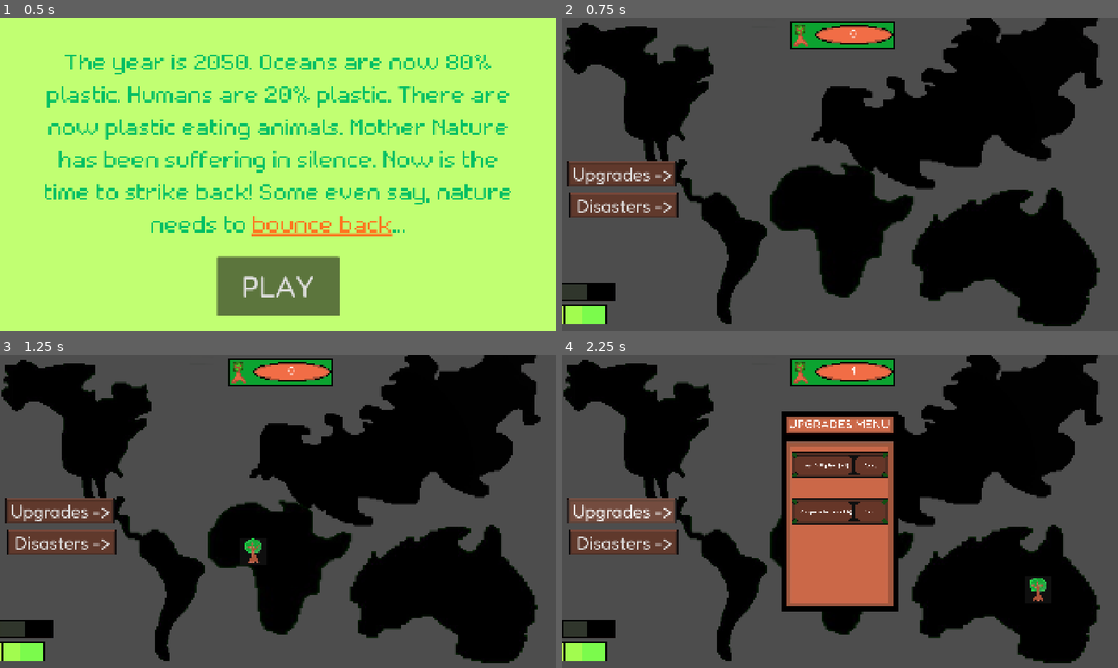
Above: before the commit, frames 1-4 (two rows, left to right).
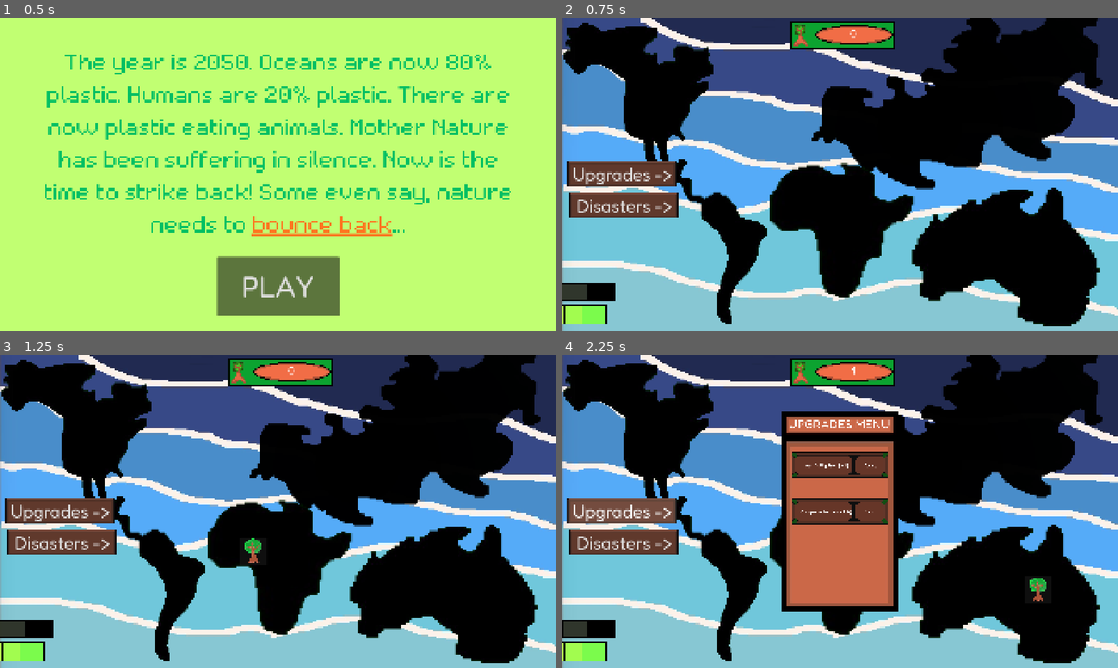
Above: after the commit, the same moments.

Repository: razsgriz/NatureStrikesBack
Game: Godot game, scene res://main.tscn
Same seed, same stepped clock (60 frames per second), same inputs: the game is played once before the commit and once after it.
Inputs (mouse positions are in pixels of both pictures, inside the frame that each line leads up to):
- Up to frame 1 (0.5 s): no input
- Up to frame 2 (0.75 s): click "PLAY" at 0.5 s
- Up to frame 3 (1.25 s): no input
- Up to frame 4 (2.25 s): click (817, 552) at 1.25 s; click "Upgrades ->" at 2 s

Frame 1 is identical in both runs. In frame 2, 56% of the frame differs, in the area x 0-100%, y 0-100%; in frame 3, 56%; in frame 4, 50%.

Commit message:
OCEAN

Diff:
--- a/main.tscn
+++ b/main.tscn
@@ -12,6 +12,7 @@
 [ext_resource type="Script" uid="uid://b3efnvq0boowl" path="res://green_bar.gd" id="9_4c57u"]
 [ext_resource type="Texture2D" uid="uid://bf57wpao4gde5" path="res://assets/human_bar.jpeg" id="9_kek77"]
 [ext_resource type="Texture2D" uid="uid://hsqopk25xr8e" path="res://assets/startmenu.png" id="12_dg77c"]
+[ext_resource type="Texture2D" uid="uid://c6au5xa57yfk" path="res://assets/IMG_1245.jpeg" id="13_ycdy4"]
 
 [sub_resource type="GDScript" id="GDScript_0xm2m"]
 script/source = "extends Timer
@@ -103,6 +104,10 @@
 theme_override_font_sizes/font_size = 100
 text = "PLAY"
 
+[node name="Sprite2D" type="Sprite2D" parent="." unique_id=2018387584]
+z_index = -5
+texture = ExtResource("13_ycdy4")
+
 [connection signal="timeout" from="TreeSpawner" to="." method="_on_tree_spawner_timeout"]
 [connection signal="timeout" from="EventGenerator" to="." method="_on_event_generator_timeout"]
 [connection signal="pressed" from="prologue/play" to="MainCamera" method="_on_play_pressed"]
Not shown, added: assets/IMG_1245.jpeg.import
